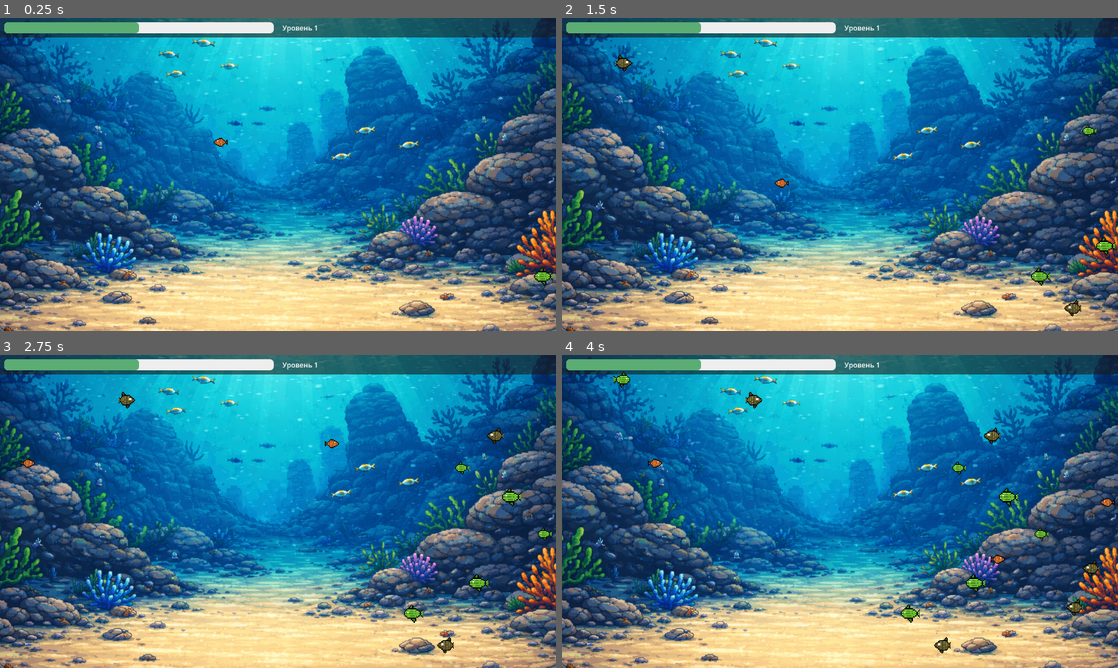
Above: before the commit, frames 1-4 (two rows, left to right).
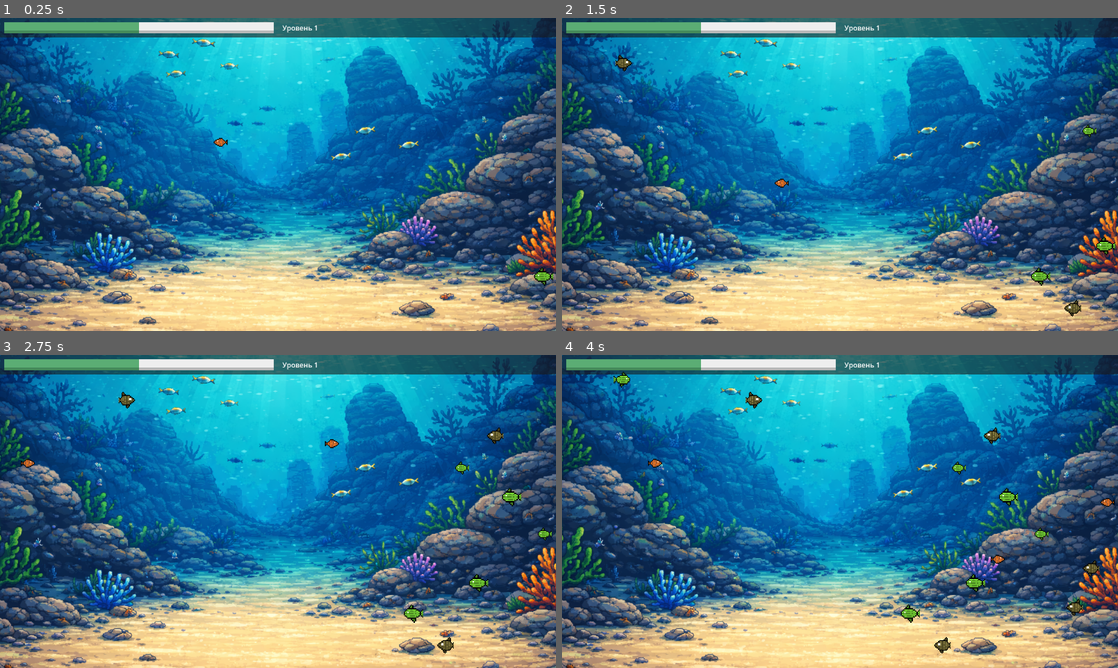
Above: after the commit, the same moments.

Repository: kotofeyy/BecomeBigFish-game
Game: Godot game, scene res://scenes/main.tscn
Same seed, same stepped clock (60 frames per second), same inputs: the game is played once before the commit and once after it.
Inputs (mouse positions are in pixels of both pictures, inside the frame that each line leads up to):
- Up to frame 1 (0.25 s): no input
- Up to frame 2 (1.5 s): move the mouse to (962, 158) at 0.52 s; move the mouse to (728, 190) at 1.27 s
- Up to frame 3 (2.75 s): move the mouse to (333, 442) at 2.02 s
- Up to frame 4 (4 s): move the mouse to (812, 574) at 2.77 s; move the mouse to (1006, 558) at 3.52 s

The runs differ from the first frame. In frame 1, 0.4% of the frame differs, in the area x 0-50%, y 1-5%; in frame 2, 0.4%; in frame 3, 0.4%; in frame 4, 0.4%.

Commit message:
прогрессия

Diff:
--- a/code/main.gd
+++ b/code/main.gd
@@ -16,6 +16,7 @@
 var player_scale
 var score = 0
 var level = 1
+var max_value_of_progress_bar = 10
 
 func _ready() -> void:
 	start_game()
@@ -50,7 +51,6 @@
 
 func fish_level_update() -> void:
 	var children = fishes.get_children()
-	print("player level - ", level)
 	for fish: Fish in children:
 		fish.level = level
 		fish.reset_spawn()
@@ -62,19 +62,18 @@
 		level_up()
 		clear_fishes()
 		spawn_fishes()
-		#fish_level_update()
 		progress_bar.min_value = score
-		progress_bar.max_value = level * 10
+		max_value_of_progress_bar = max_value_of_progress_bar * 1.4
+		print("max value of progress bar - ", max_value_of_progress_bar)
+		progress_bar.max_value = level * max_value_of_progress_bar
+	# добавил немного вязкозти, для ощущения под водой
 	var weight = 0.1
 	player.global_position = player.global_position.lerp(get_global_mouse_position(), weight)
 
 
 
 func _unhandled_input(event: InputEvent) -> void:
-	# добавил немного вязкозти, для ощущения под водой
-
 	var mouse_velocity = Input.get_last_mouse_velocity()
-
 	if mouse_velocity.x > 0:
 		player.flip_h = true
 	elif mouse_velocity.x < 0:
--- a/scenes/fish.gd
+++ b/scenes/fish.gd
@@ -55,8 +55,6 @@
 	if level > 6:
 		fish_level = 3
 	direction = ["left", "right"].pick_random()
-	print("level - ", level)
-	print("fish level - ", fish_level)
 	if direction == "left":
 		chage_texture(level_to_texture[fish_level].pick_random())
 		position.x = 0
--- a/scenes/main.tscn
+++ b/scenes/main.tscn
@@ -12,17 +12,13 @@
 
 [sub_resource type="StyleBoxFlat" id="StyleBoxFlat_tbgi4"]
 bg_color = Color(0.9340804, 0.9340805, 0.93408036, 1)
-corner_radius_top_left = 8
-corner_radius_top_right = 8
-corner_radius_bottom_right = 8
-corner_radius_bottom_left = 8
+border_width_bottom = 6
+border_color = Color(0.7204688, 0.7204669, 0.72046727, 1)
 
 [sub_resource type="StyleBoxFlat" id="StyleBoxFlat_tefeu"]
 bg_color = Color(0.3572353, 0.6802573, 0.45501316, 1)
-corner_radius_top_left = 8
-corner_radius_top_right = 8
-corner_radius_bottom_right = 8
-corner_radius_bottom_left = 8
+border_width_bottom = 6
+border_color = Color(0.2721296, 0.5416109, 0.3554557, 1)
 
 [sub_resource type="AtlasTexture" id="AtlasTexture_tbgi4"]
 atlas = ExtResource("4_jyhfs")
Binary file changed: sprites/FishSheet.png
